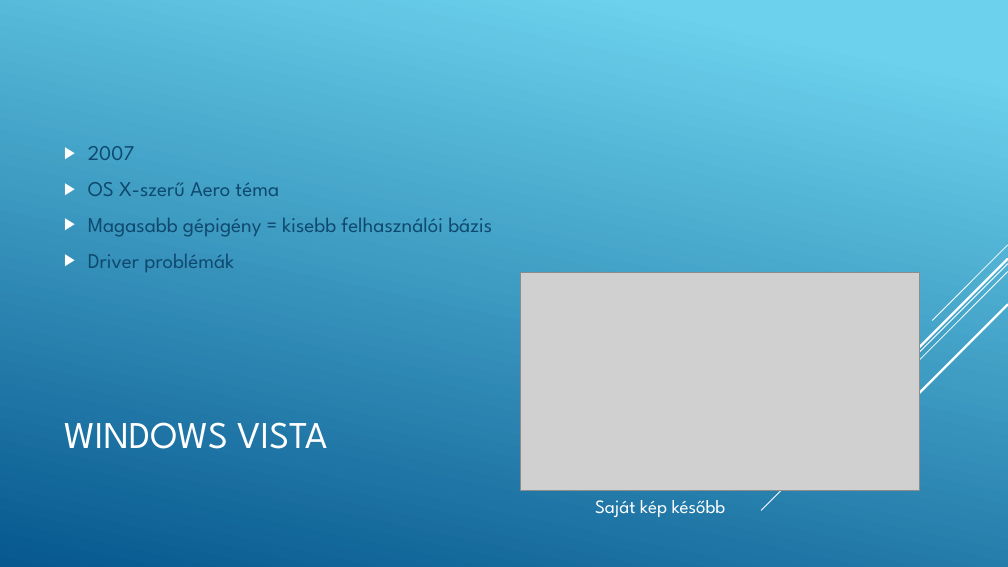
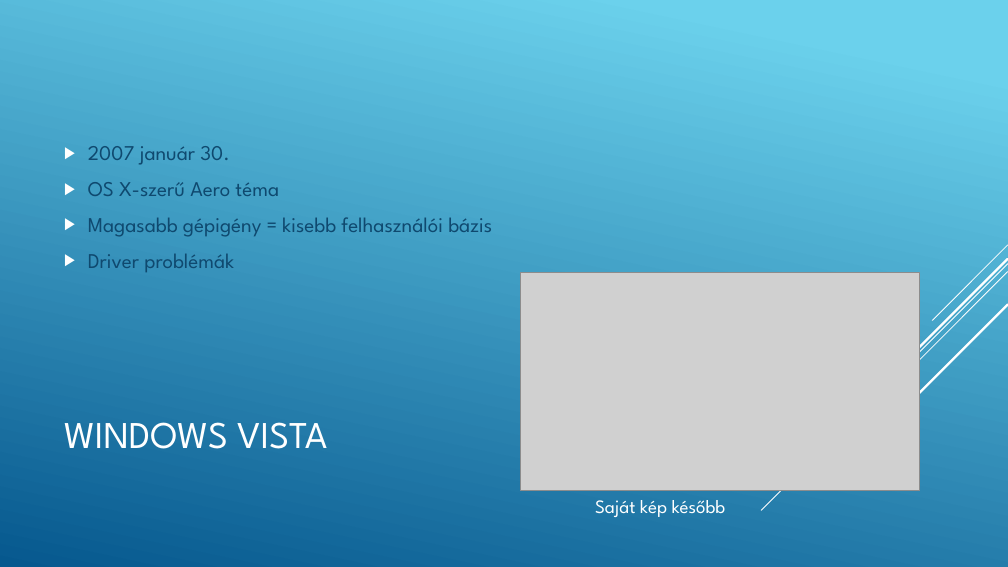
Before and after one commit to Martinanevem/ppt, a slide deck: slide 6 of A Windows történelme.pptx. Drawn at 1008x567 pixels with LibreOffice and Linux fonts; fonts in the diff are those of the drawing; grey boxes stand for pictures. Boxes give left, top, right and bottom in pixels: in the first picture for what was removed or moved away, otherwise in the second. Text is boxed around its words. In the diff, an @@ line names an element or a change of style, - is before the commit and + after.

```diff
--- a/A Windows történelme.pptx
+++ b/A Windows történelme.pptx
@@ text at [88, 146, 230, 165]: text changed @@
-▶ 2007
+▶ 2007 január 30.
```
Also in this commit, not shown: 7 other slides changed.
